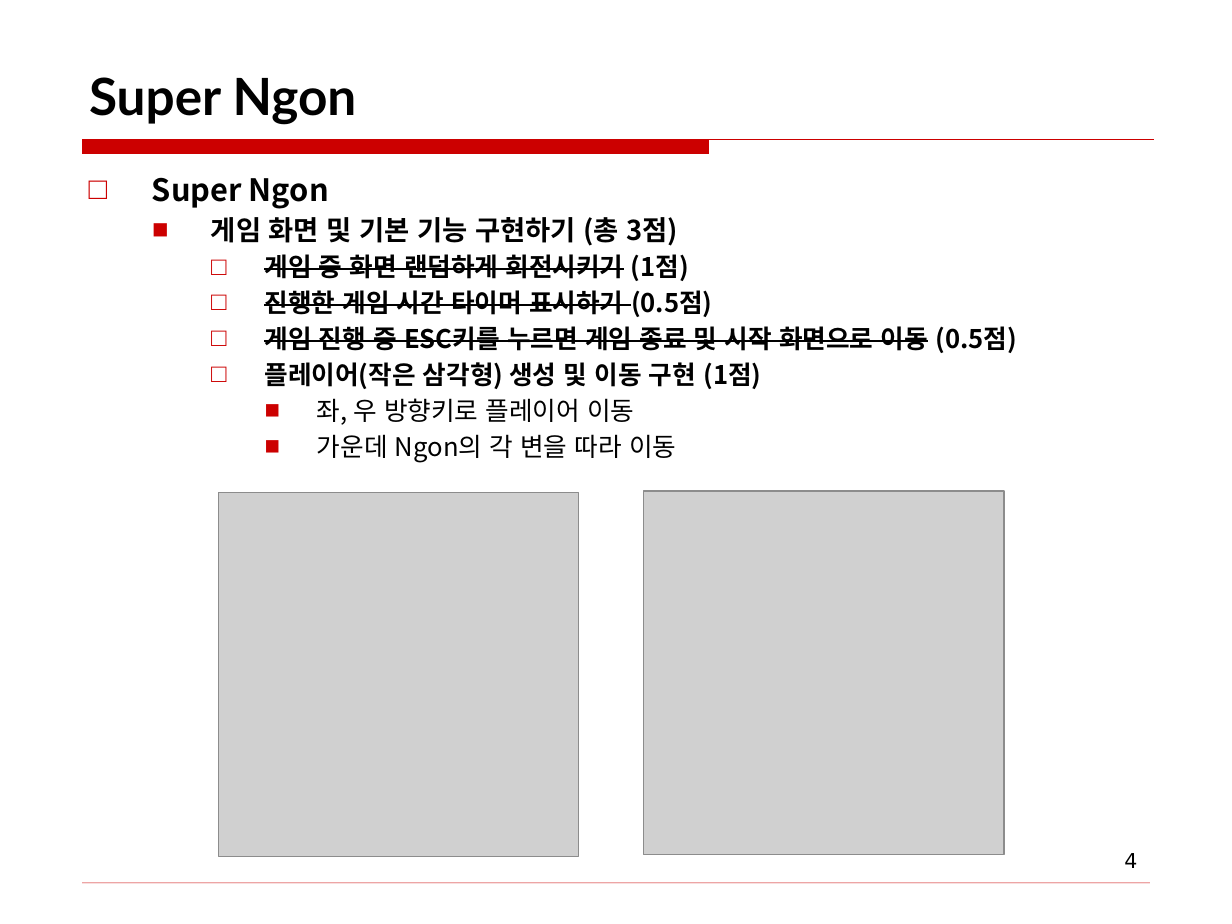
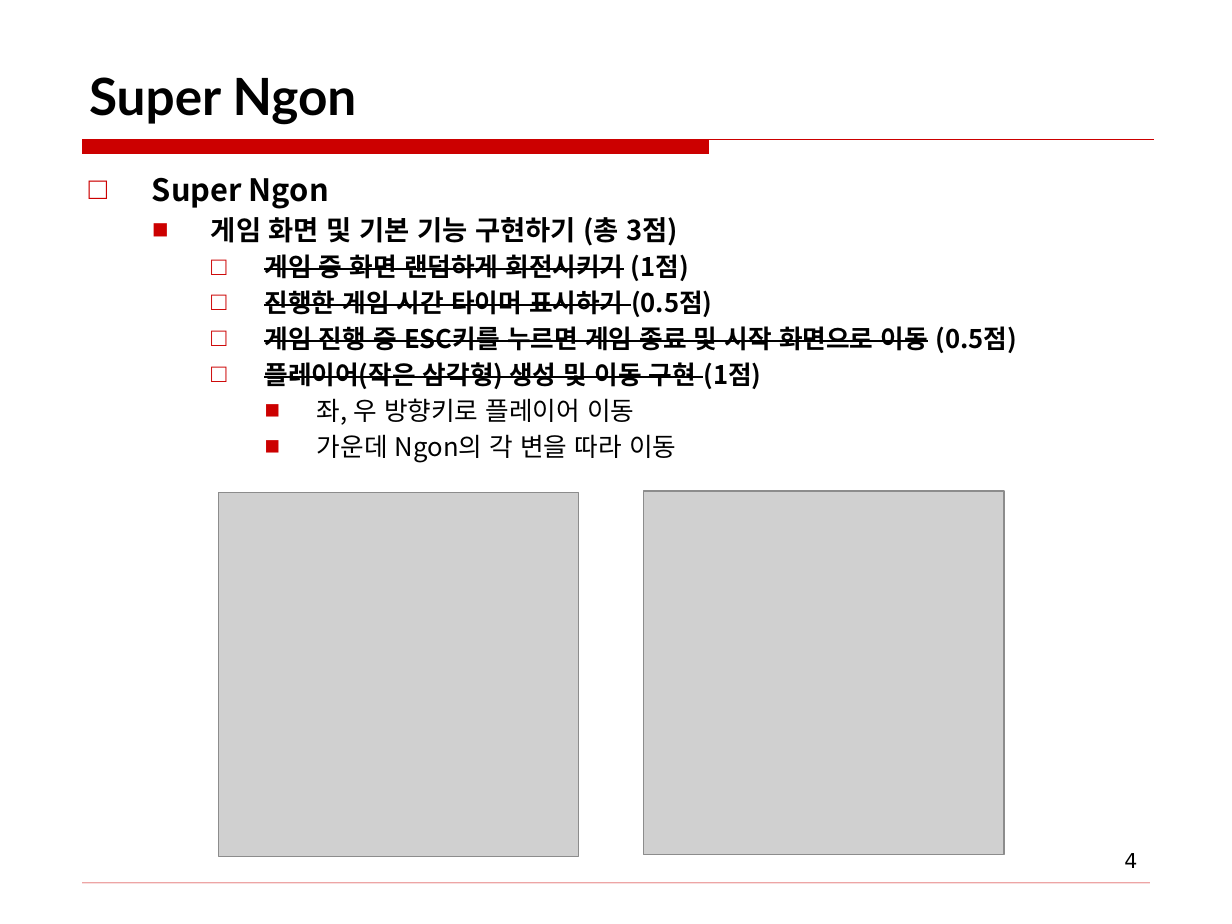
Before and after one commit to milkcat1994/Sosil3_Project3_SuperNgon, a slide deck: slide 4 of homework3.pptx. Drawn at 1232x924 pixels with LibreOffice and Linux fonts; fonts in the diff are those of the drawing; grey boxes stand for pictures; background and template pictures are left out. Boxes give left, top, right and bottom in pixels: in the first picture for what was removed or moved away, otherwise in the second. Text is boxed around its words. In the diff, an @@ line names an element or a change of style, - is before the commit and + after.

```diff
--- a/homework3.pptx
+++ b/homework3.pptx
@@ text at <box>264,362,761,389</box>: strikethrough on in "플레이어(작은 삼각형) 생성 및 이동 구현" @@
```
Also in this commit, not shown: 7 other files.
